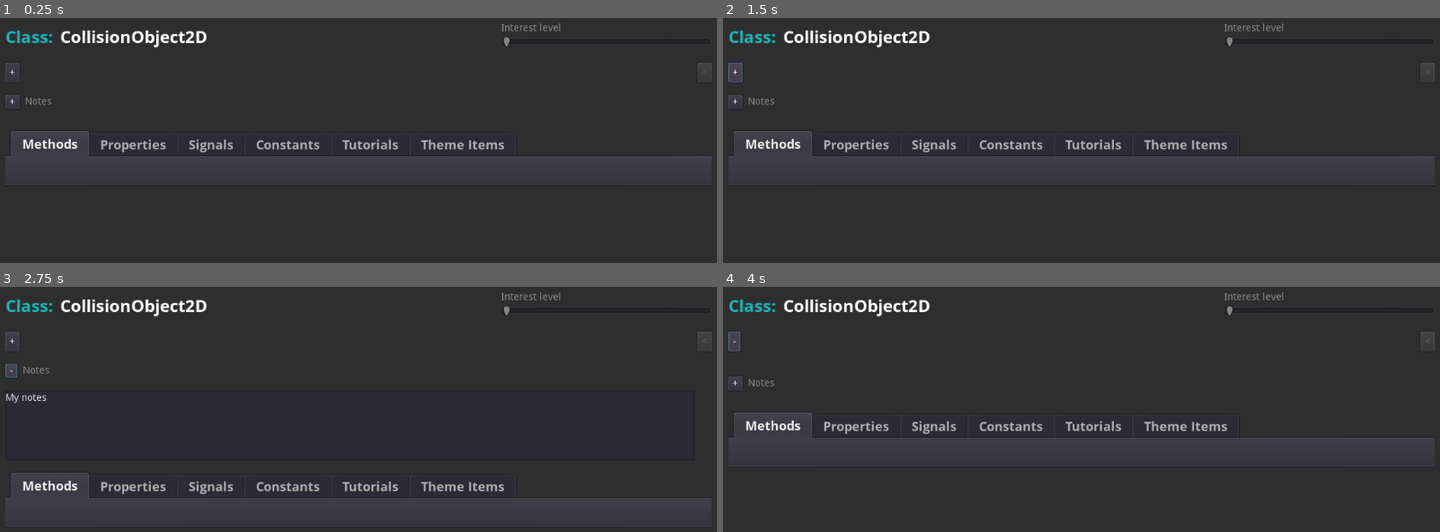
Above: before the commit, frames 1-4 (two rows, left to right).
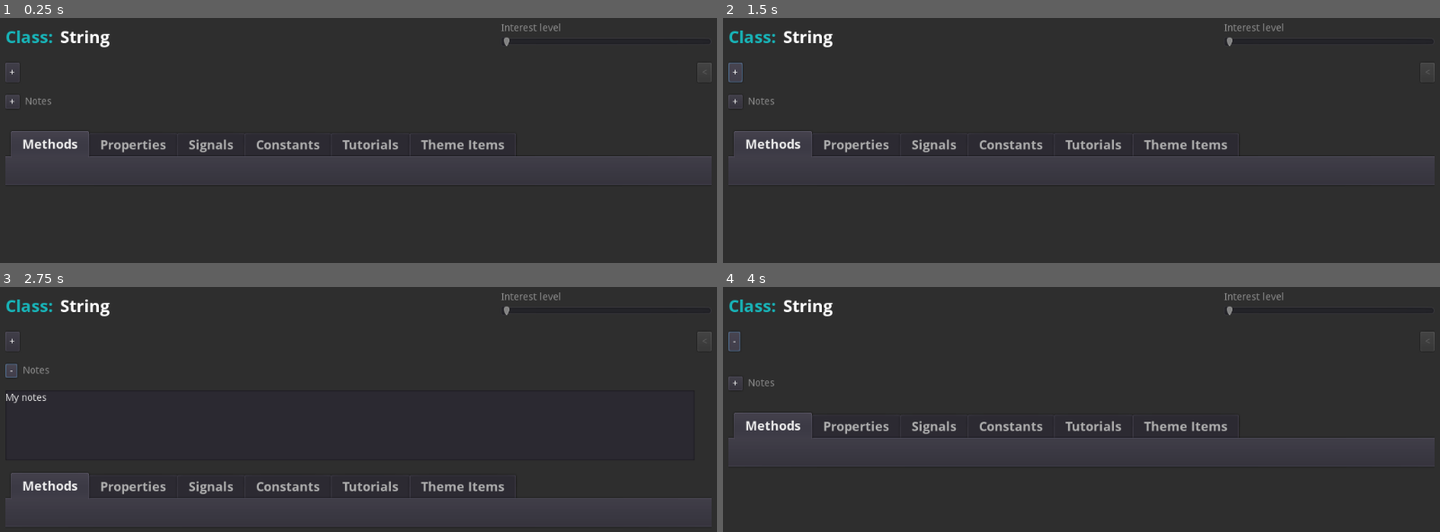
Above: after the commit, the same moments.

Repository: andrew-wilkes/godotbuddy.com
Game: Godot game, scene res://Test.tscn
The game is run twice, just before and just after one commit, with the same random seed, the same clock (stepped at 60 frames per second) and the same inputs. The project has no main scene, so this scene is started directly.
Inputs:
- Up to frame 1 (0.25 s): no input
- Up to frame 2 (1.5 s): click "+" at 0.5 s; click "-" at 1.25 s
- Up to frame 3 (2.75 s): click "+" at 2 s
- Up to frame 4 (4 s): click "-" at 2.75 s; click "+" at 3.5 s

The runs differ from the first frame. In frame 1, 0.7% of the frame differs, in the area x 8-29%, y 5-13%; in frame 2, 0.7%; in frame 3, 0.7%; in frame 4, 0.7%.
Error before the commit: Invalid get index 'CollisionObject2D' (on base: 'Dictionary'). (res://ClassDetails.gd:203)
Error after the commit: Invalid get index 'String' (on base: 'Dictionary'). (res://ClassDetails.gd:207)

Commit message:
Print 'void' where return type value is blank

Diff:
--- a/apps/desktop/ClassDetails.gd
+++ b/apps/desktop/ClassDetails.gd
@@ -34,8 +34,9 @@
 	back_button.disabled = true
 	descbox.hide()
 	notes.get_parent().hide()
-	update_content("CollisionObject2D")
+	#update_content("CollisionObject2D")
 	#update_content("File")
+	update_content("String")
 
 
 func update_content(cname, new = true):
@@ -151,8 +152,11 @@
 	return "[default: %s]" % [ds] if ds.length() > 0 else ""
 
 
-func get_return_type_string(type):
+func get_return_type_string(type: String):
+	if type.length() == 0:
+		type = "void"
 	return "[" + type + "]" if type != "void" else type
+
 
 func get_args(args: Array):
 	var astr = PoolStringArray([])
